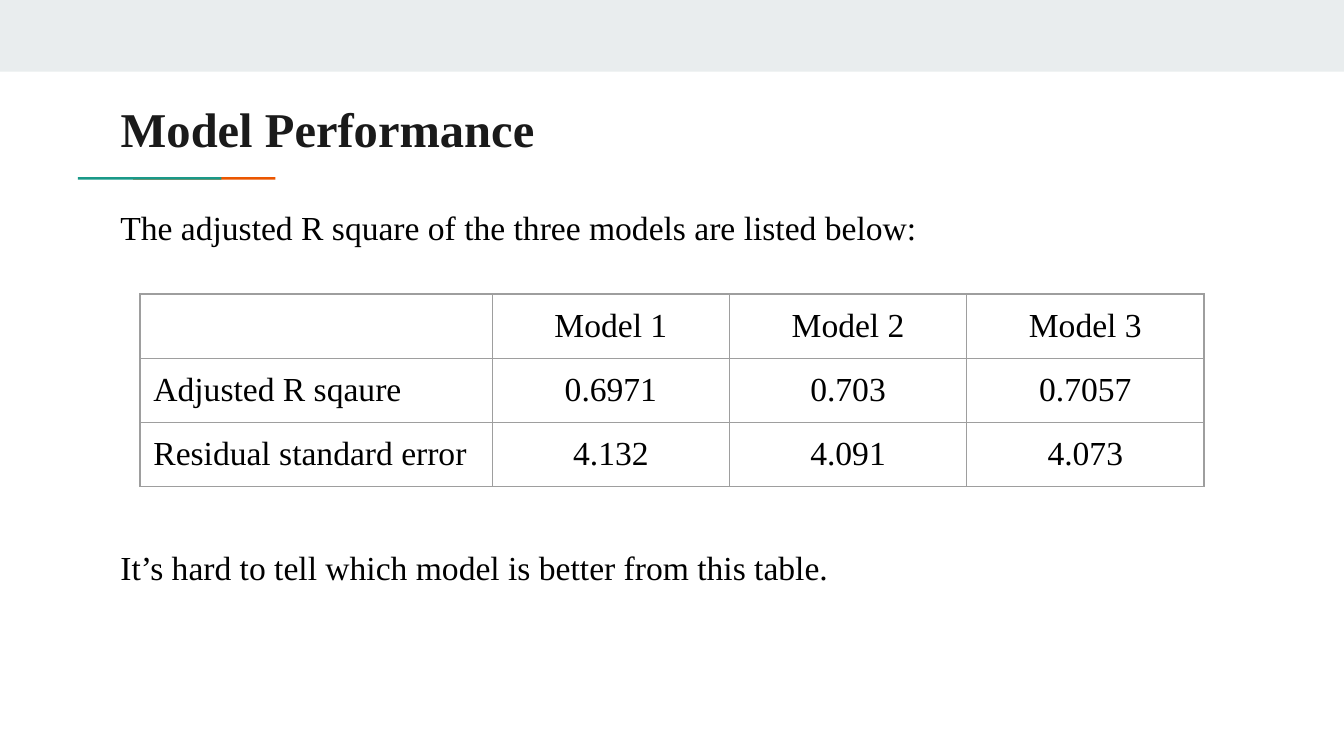
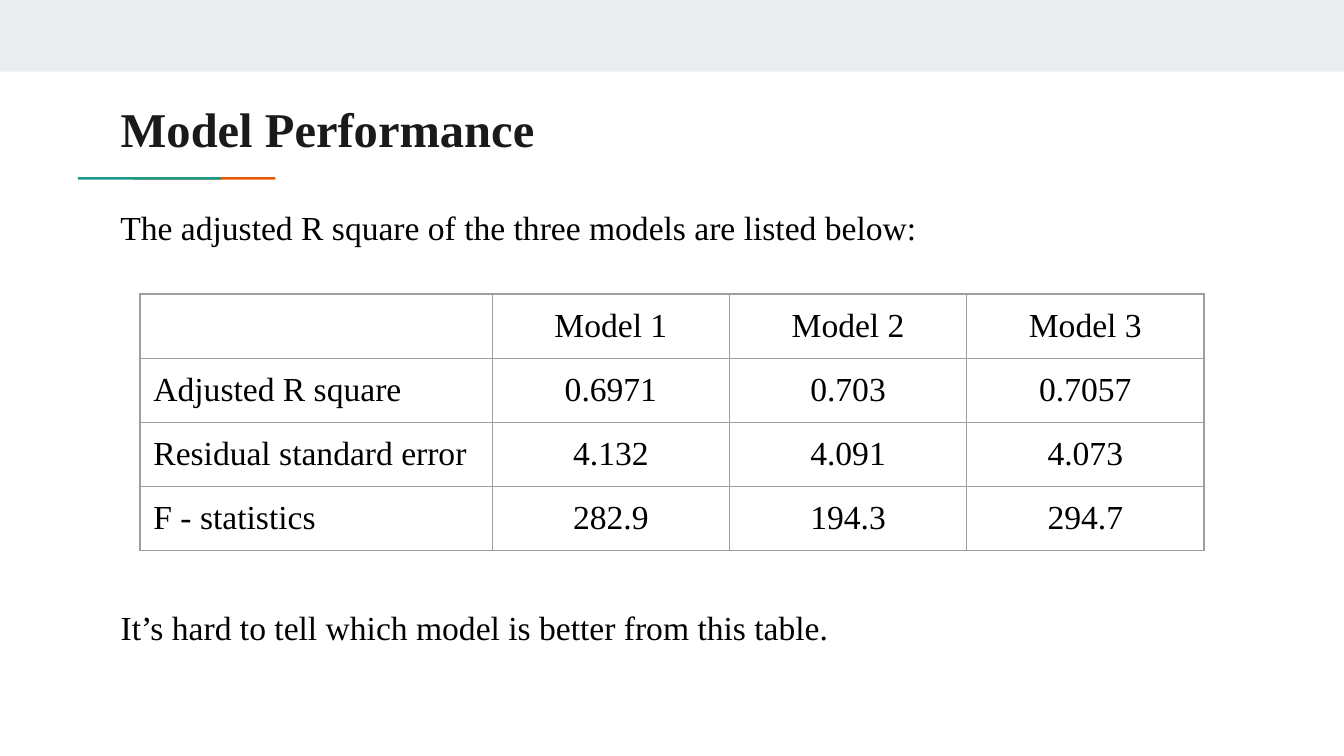
Before and after one commit to yzeng58/bodyfat-calculator, a slide deck: slide 17 of presentation/STAT628_module2.pptx. Drawn at 1344x756 pixels with LibreOffice and Linux fonts; fonts in the diff are those of the drawing. Boxes give left, top, right and bottom in pixels: in the first picture for what was removed or moved away, otherwise in the second. Text is boxed around its words. In the diff, an @@ line names an element or a change of style, - is before the commit and + after.

```diff
--- a/presentation/STAT628_module2.pptx
+++ b/presentation/STAT628_module2.pptx
@@ table at (140,294,1206,735) @@
-row 2, column 1: Adjusted R sqaure
+row 2, column 1: Adjusted R square
+row 4: F - statistics | 282.9 | 194.3 | 294.7
@@ title "It’s hard to tell which ...": place and size @@
-title "It’s hard to tell which ..." at (120,556,828,581)
+title "It’s hard to tell which ..." at (121,616,828,641)
```
Also in this commit, not shown: 2 other slides changed, 1 other file.
